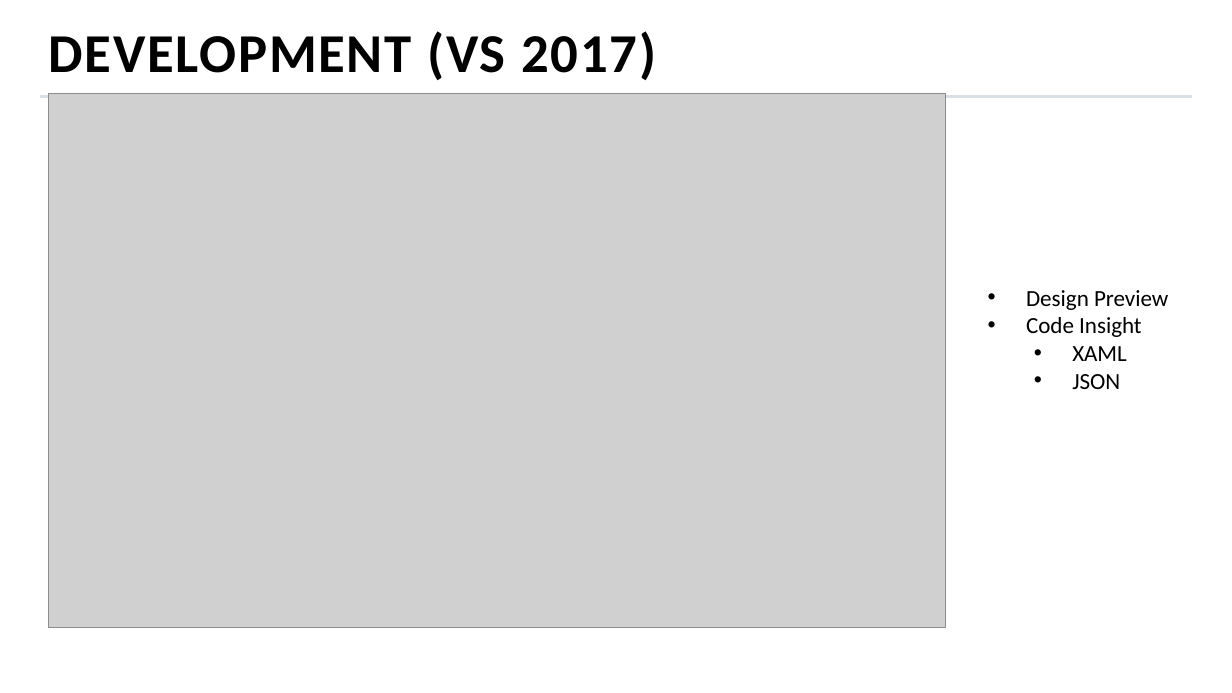
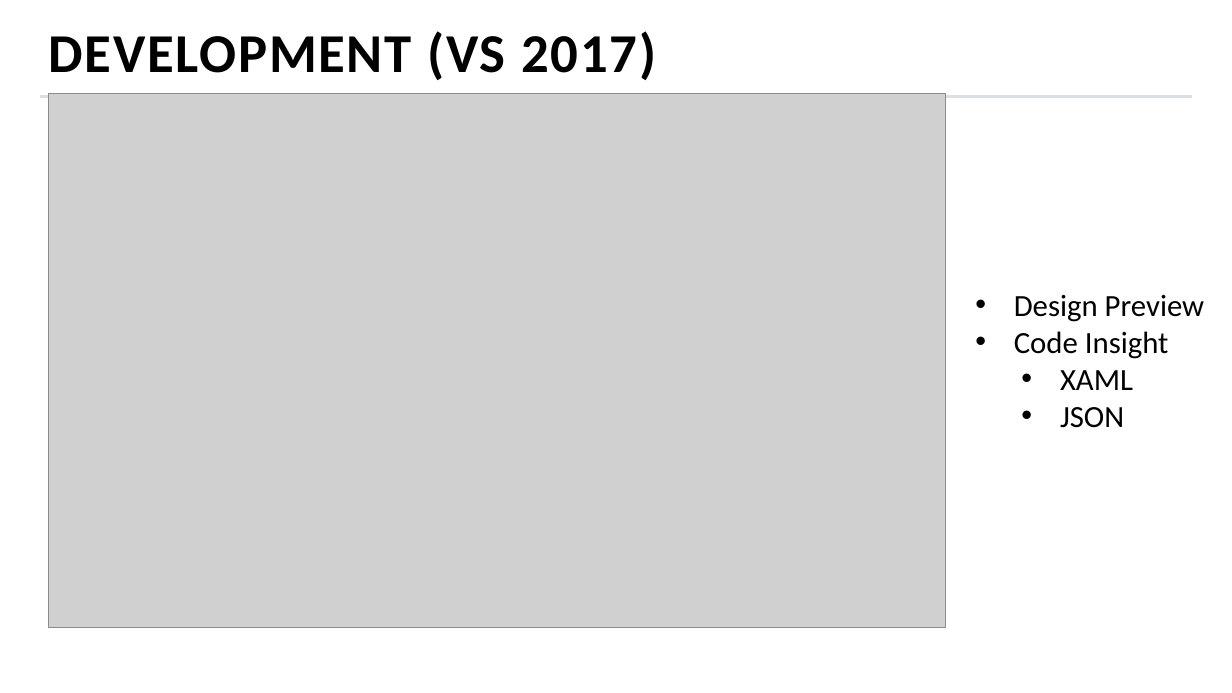
Before and after one commit to MihailRomanov/TechTalks_GUI_in_Net, a slide deck: slide 25 of presentation.pptx (slide 24 before the commit). Drawn at 1232x693 pixels with LibreOffice and Linux fonts; fonts in the diff are those of the drawing; grey boxes stand for pictures; background and template pictures are left out. Boxes give left, top, right and bottom in pixels: in the first picture for what was removed or moved away, otherwise in the second. Text is boxed around its words. In the diff, an @@ line names an element or a change of style, - is before the commit and + after.

```diff
--- a/presentation.pptx
+++ b/presentation.pptx
@@ text "Design Preview": place and size @@
-text "Design Preview" at [1026,290,1168,389]
+text "Design Preview" at [1014,295,1205,428]
@@ text "Design Preview" at [1014,295,1205,428]: size 13.5 to 18 pt @@
```
Also in this commit, not shown: 13 other slides changed, 3 slides added, 2 slides removed.
